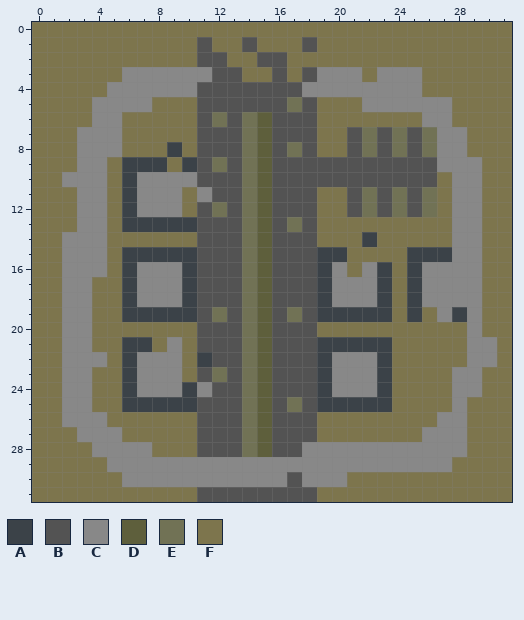
One commit to this pixel-art sprite: media/textures/overmap/overmap_base.png. Above, as it was before the edit.
The file is 32x32 pixels. Colours within 5 levels of each other are drawn and written as one.
Palette (. is transparent): A #3b4248  B #535353  C #888888  D #5e5f3c  E #717255  F #7d754d
Pixels before, first column x 0:
 0 FFFFFFFFFFFFFFFFFFFFFFFFFFFFFFFF
 1 FFFFFFFFFFFBFFBFFFBFFFFFFFFFFFFF
 2 FFFFFFFFFFFBBFFBBFFFFFFFFFFFFFFF
 3 FFFFFFCCCCCCBBFFBFBCCCFCCCFFFFFF
 4 FFFFFCCCCCCBBBBBBBCCCCCCCCFFFFFF
 5 FFFFCCCCFFFBBBBBBEBFFFCCCCCCFFFF
 6 FFFFCCFFFFFBEBEDBBBFFFFFFFCCFFFF
 7 FFFCCCFFFFFBBBEDBBBFFBEBEBECCFFF
 8 FFFCCCFFFAFBBBEDBEBFFBEBEBECCFFF
 9 FFFCCFAAAFABEBEDBBBBBBBBBBBCCCFF
10 FFCCCFACCCCBBBEDBBBBBBBBBBBFCCFF
11 FFFCCFACCCFCBBEDBBBFFBEBEBEFCCFF
12 FFFCCFACCCFBEBEDBBBFFBEBEBEFCCFF
13 FFFCCFAAAAABBBEDBEBFFFFFFFFFCCFF
14 FFCCCFFFFFFBBBEDBBBFFFAFFFFFCCFF
15 FFCCCFAAAAABBBEDBBBAAFFFFAAACCFF
16 FFCCCFACCCABBBEDBBBACFCAFACCCCFF
17 FFCCFFACCCABBBEDBBBACCCAFACCCCFF
18 FFCCFFACCCABBBEDBBBACCCAFACCCCFF
19 FFCCFFAAAAABEBEDBEBAAAAAFAFCACFF
20 FFCCFFFFFFFBBBEDBBBFFFFFFFFFFCFF
21 FFCCFFAAFCFBBBEDBBBAAAAAFFFFFCCF
22 FFCCCFACCCFABBEDBBBACCCAFFFFFCCF
23 FFCCFFACCCFBEBEDBBBACCCAFFFFCCFF
24 FFCCFFACCCACBBEDBBBACCCAFFFFCCFF
25 FFCCFFAAAAABBBEDBEBAAAAAFFFFCFFF
26 FFCCCFFFFFFBBBEDBBBFFFFFFFFCCFFF
27 FFFCCCFFFFFBBBEDBBBFFFFFFFCCCFFF
28 FFFFCCCCFFFBBBEDBBCCCCCCCCCCCFFF
29 FFFFFCCCCCCCCCCCCCCCCCCCCCCCFFFF
30 FFFFFFCCCCCCCCCCCBCCCFFFFFFFFFFF
31 FFFFFFFFFFFBBBBBBBBFFFFFFFFFFFFF
Once edited:
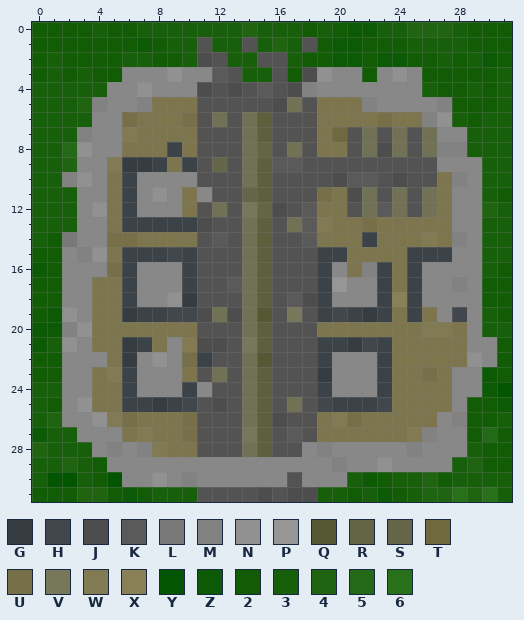
Colours new in this view: G #353c42  H #41474d  J #4d4d4d  K #5a5a5a  L #797979  M #828282  N #919191  P #979696  Q #565834  R #646542  S #656649  T #70683f  U #776f47  V #77785b  W #827a53  X #898058  Y #045501  Z #0c5a05  2 #125c06  3 #185f0b  4 #206412  5 #246918  6 #29701b
The edit:
y 0: x 0..31 FFFFFFFFFFFFFFFFFFFFFFFFFFFFFFFF -> 222232233333334333232ZZ334443222
y 1: x 0..10 FFFFFFFFFFF -> 2222222Z233; x 12..13 FF -> 33; x 15..17 FFF -> 343; x 19..31 FFFFFFFFFFFFF -> 2ZZ2223333222
y 2: x 0..11 FFFFFFFFFFFB -> 23222233223J; x 13..14 FF -> 33; x 17..31 FFFFFFFFFFFFFFF -> 322ZZ2ZZ22323Z2
y 3: x 0..5 FFFFFF -> 232322; x 9 C -> N; x 12 B -> K; x 14..15 FF -> 33; x 17..19 FBC -> 2JN; x 22 F -> 2; x 24 C -> N; x 26..31 FFFFFF -> 222223
y 4: x 0..4 FFFFF -> 33333; x 7 C -> N; x 11 B -> J; x 13 B -> J; x 15 B -> K; x 17..18 BC -> JM; x 26..31 FFFFFF -> 322323
y 5: x 0..4 FFFFC -> 3334M; x 7 C -> M; x 16 B -> J; x 22 C -> M; x 27..31 CFFFF -> M2223
y 6: x 0..3 FFFF -> 3333; x 6 F -> U; x 10 F -> U; x 23 F -> U; x 26..31 CCFFFF -> MN3233
y 7: x 0..3 FFFC -> 333M; x 6 F -> W; x 20 F -> T; x 29..31 FFF -> 333
y 8: x 0..3 FFFC -> 335N; x 15 D -> R; x 23 B -> J; x 27..31 CCFFF -> MM333
y 9: x 0..2 FFF -> 334; x 5..7 FAA -> WGG; x 12 E -> S; x 16..17 BB -> KK; x 30..31 FF -> 33
y 10: x 0..3 FFCC -> 33MN; x 20..22 BBB -> JKK; x 24 B -> J; x 28 C -> M; x 30..31 FF -> 33
y 11: x 0..2 FFF -> 333; x 8 C -> N; x 14 E -> S; x 19 F -> U; x 21 B -> J; x 30..31 FF -> 32
y 12: x 0..2 FFF -> 333; x 4 C -> N; x 14..16 EDB -> VRJ; x 18 B -> K; x 23 B -> K; x 30..31 FF -> 43
y 13: x 0..2 FFF -> 333; x 11 B -> J; x 18..19 BF -> KW; x 22 F -> U; x 30..31 FF -> 33
y 14: x 0..2 FFC -> 32L; x 5..6 FF -> UU; x 12 B -> K; x 18 B -> K; x 26 F -> W; x 28 C -> M; x 30..31 FF -> 33
y 15: x 0..1 FF -> 22; x 3..4 CC -> MN; x 9 A -> H; x 30..31 FF -> 33
y 16: x 0..1 FF -> Z2; x 5 F -> U; x 22 C -> M; x 30..31 FF -> 32
y 17: x 0..1 FF -> 22; x 13 B -> K; x 20 C -> P; x 28 C -> M; x 30..31 FF -> 22
y 18: x 0..1 FF -> 22; x 9..10 CA -> NG; x 17..18 BB -> KJ; x 24 F -> X; x 30..31 FF -> 22
y 19: x 0..2 FFC -> 2ZN; x 6 A -> G; x 9..11 AAB -> HHJ; x 13 B -> J; x 15 D -> Q; x 17 E -> V; x 20 A -> H; x 22 A -> G; x 28 A -> H; x 30..31 FF -> 32
y 20: x 0..3 FFCC -> ZZMN; x 26..27 FF -> WW; x 30..31 FF -> 33
y 21: x 0..2 FFC -> Z3N; x 6 A -> G; x 10..12 FBB -> WJJ; x 14 E -> V; x 21..22 AA -> GH; x 31 F -> 2
y 22: x 0..1 FF -> 22; x 6 A -> G; x 8 C -> N; x 10 F -> U; x 15 D -> Q; x 29 C -> N; x 31 F -> 2
y 23: x 0..1 FF -> 22; x 5 F -> W; x 19 A -> G; x 26 F -> U; x 30..31 FF -> Z2
y 24: x 0..1 FF -> 33; x 30..31 FF -> ZY
y 25: x 0..1 FF -> 32; x 3 C -> N; x 8 A -> G; x 10 A -> H; x 12 B -> J; x 19 A -> H; x 23 A -> H; x 29..31 FFF -> 22Z
y 26: x 0..1 FF -> 34; x 4..6 CFF -> NWU; x 10 F -> U; x 16 B -> J; x 20..21 FF -> WU; x 28..31 CFFF -> M223
y 27: x 0..2 FFF -> Z33; x 7 F -> W; x 10 F -> U; x 14 E -> V; x 17 B -> K; x 25..26 FC -> WM; x 29..31 FFF -> 252
y 28: x 0..3 FFFF -> 4333; x 5 C -> M; x 7..8 CF -> MW; x 19 C -> M; x 25 C -> M; x 29..31 FFF -> 322
y 29: x 0..4 FFFFF -> 33432; x 20 C -> M; x 23 C -> N; x 28..31 FFFF -> 3422
y 30: x 0..5 FFFFFF -> 3YY32Y; x 8 C -> N; x 10 C -> M; x 21..31 FFFFFFFFFFF -> 3Z233423333
y 31: x 0..10 FFFFFFFFFFF -> 222442Z2333; x 15 B -> J; x 17..31 BBFFFFFFFFFFFFF -> JJ3323Z23446463
Pixel boxes of the changes (left, top, right, bottom) in both pictures:
changed: (32, 22, 512, 502)
